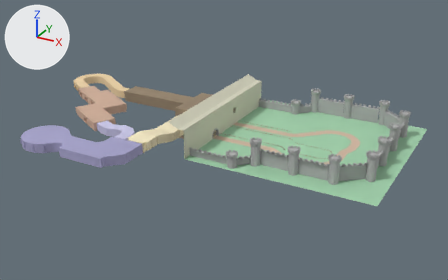
The FBX model Assets/Art/Circuit_Template/Circuit_Template.FBX: old version first, new version second.
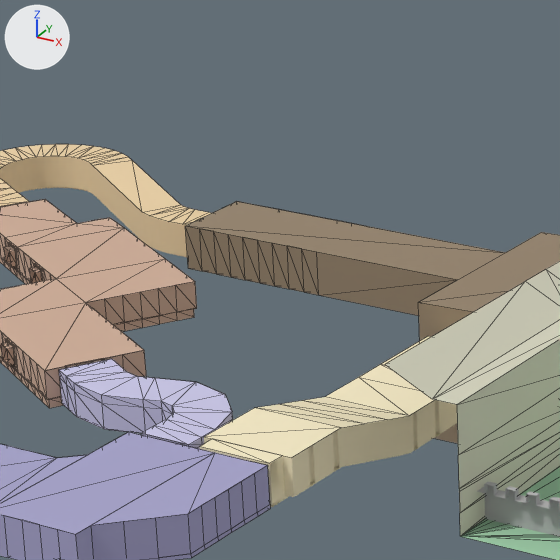
Each version is shown whole from a 50 mm lens placed at (299.0, -727.0, 342.0), pointed at (-82.0, -33.0, -5.0), then close up on the part from 19% to 46% of the width and 15% to 59% of the height. The axes (+X, +Y, +Z) are drawn at upper left. The lights are the same throughout. The close-ups show mesh edges as thin lines. Where no turn or scale is listed for an object, it has been applied to the vertices. Vertices at the same position are counted once.

The first close-up shows 'CheckPoint_0_Template_Walls_Facade', 'CheckPoint_1_Template_Walls', 'CheckPoint_2_Template_Walls', 'CheckPoint_3_Template_Ceiling', 'CheckPoint_4_Template_Walls', 'CheckPoint_5_Template_Walls', 'CheckPoint_6_Template_Ceiling', 'CheckPoint_6_Template_Walls', 'Checkpoint_1_Template_Ceiling', 'Checkpoint_2_Template_Ceiling', 'Checkpoint_4_Template_Ceiling', 'Checkpoint_5_Template_Ceiling'.
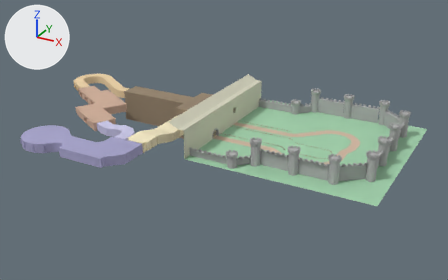
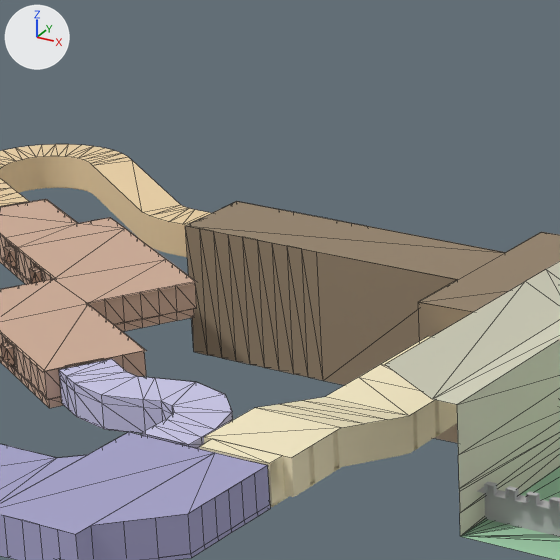
Location of each change, (x1, y1, x2, y2) in pixels of the close-ups (560 x 560 px; the box of a moved part takes in the faces that stretch with it):
'CheckPoint_6_Template_Walls', reshaped: before (185, 226, 473, 443); after (185, 201, 558, 443)
'Checkpoint_4_Template_Ceiling', moved: before (0, 199, 195, 371); after (0, 199, 198, 372)
part 1 of me_mesh_012, moved or reshaped: before (185, 226, 457, 316); after (185, 209, 501, 385)

Patch to the scene script:
```diff
--- a/Assets/Art/Circuit_Template/Circuit_Template.FBX.py
+++ b/Assets/Art/Circuit_Template/Circuit_Template.FBX.py
@@ me_mesh_012 @@
 me_mesh_012.from_pydata(...)  # 111 vertices, 141 faces; spans x -92.0..92.0, y -38.0..38.0, z -25.0..25.0
 # used by ob_checkpoint_6_template_walls; location = (-186.8, 15.6, 1.1)
+# me_mesh_012 part 1: 35 of the vertices in x -91.0..18.0, y -15.0..15.0, z 6.0 are moved by (0.0, 0.0, -31.0)
 me_mesh_012.materials.append(mat_checkpoint_6_template_floor_walls)
@@ ob_checkpoint_4_template_ceiling @@
 ob_checkpoint_4_template_ceiling = bpy.data.objects.new('Checkpoint_4_Template_Ceiling', me_mesh_034)
-ob_checkpoint_4_template_ceiling.location = (-284.7, -62.7, 22.8)
+ob_checkpoint_4_template_ceiling.location = (-284.7, -62.7, 22.6)
```
